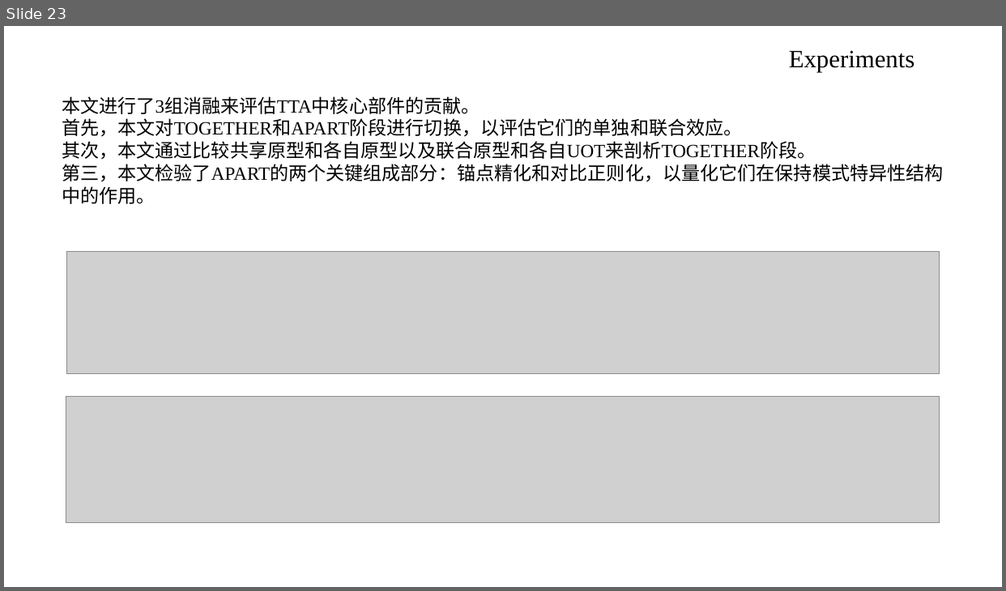
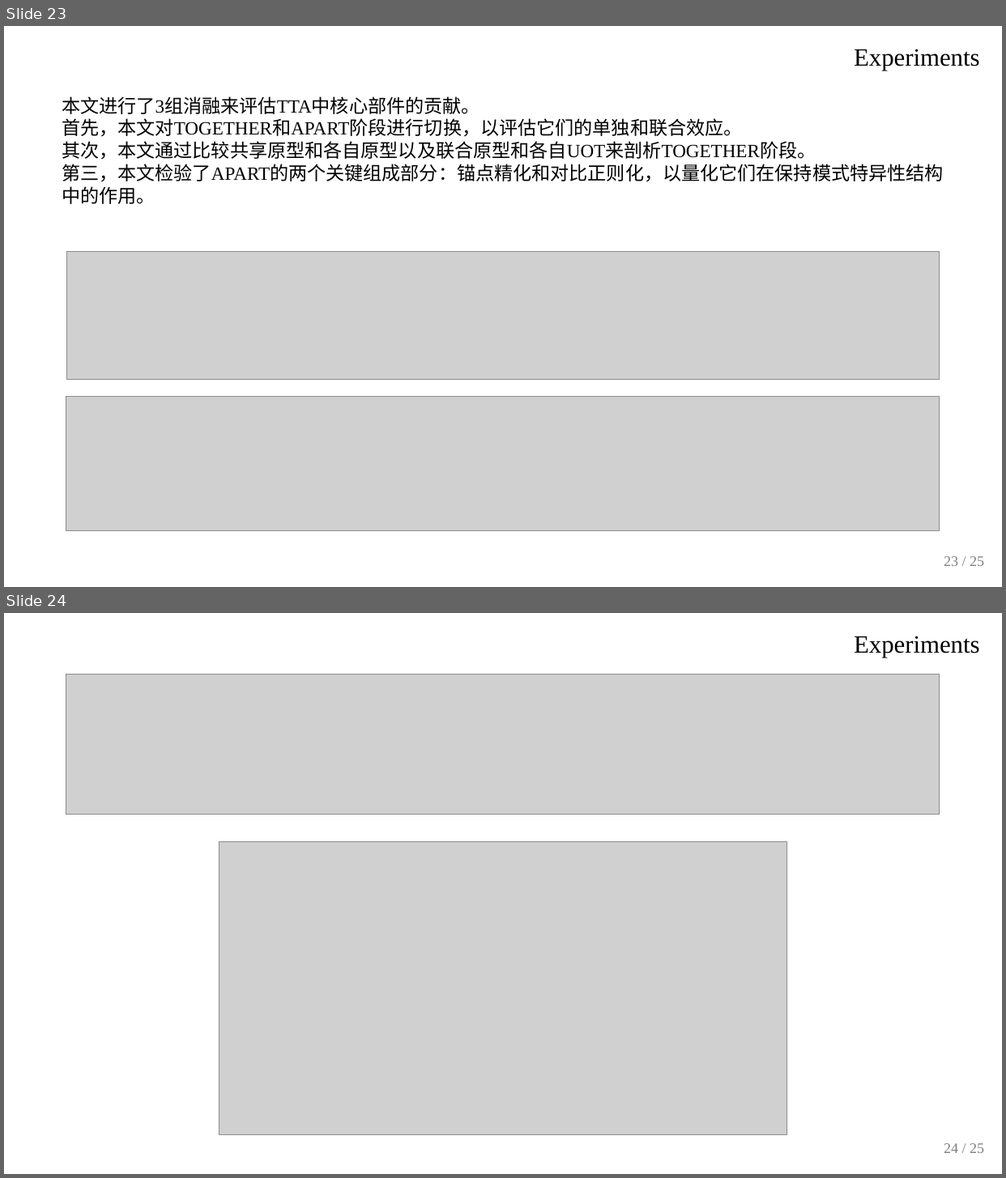
Before and after one commit to Skywalkerjieee/paper-sharing-ppt, a slide deck: assets/paper-sharing-style-reference.pptx. Shown one above the other, each under a label of ours: slide 23 before the commit, slides 23 and 24 after it. The pictures are 1006x591 and 1006x1178 pixels, drawn with LibreOffice and Linux fonts; fonts in the diff are those of the drawing; grey boxes stand for pictures. Boxes give left, top, right and bottom in pixels: in the first picture for what was removed or moved away, otherwise in the second. Text is boxed around its words. In the diff, an @@ line names an element or a change of style, - is before the commit and + after.

```diff
--- a/assets/paper-sharing-style-reference.pptx
+++ b/assets/paper-sharing-style-reference.pptx
@@ slide 24 added at [4,613,1002,1174], background #FFFFFF @@
@@ text added at [854,636,980,658], 24 pt, text #000000 @@
+Experiments
@@ picture added at [66,675,940,815] @@
@@ picture added at [219,842,787,1135] @@
@@ text added at [944,1144,984,1153], 14 pt, text #7F7F7F @@
+24 / 25
@@ slide 23 changed as well @@
@@ text "Experiments": place and size @@
-text "Experiments" at [789,50,915,72]
+text "Experiments" at [854,49,980,71]
@@ text "Experiments" at [854,49,980,71]: alignment left to right @@
@@ picture: place and size @@
-picture at [67,251,939,374]
+picture at [67,251,939,379]
@@ picture: place and size @@
-picture at [66,397,940,523]
+picture at [66,397,940,531]
@@ text added at [944,557,984,566], 14 pt, text #7F7F7F @@
+23 / 25
```
Also in this commit, not shown: 21 other slides changed, 2 other slides added, 3 slides removed, 9 other files.
